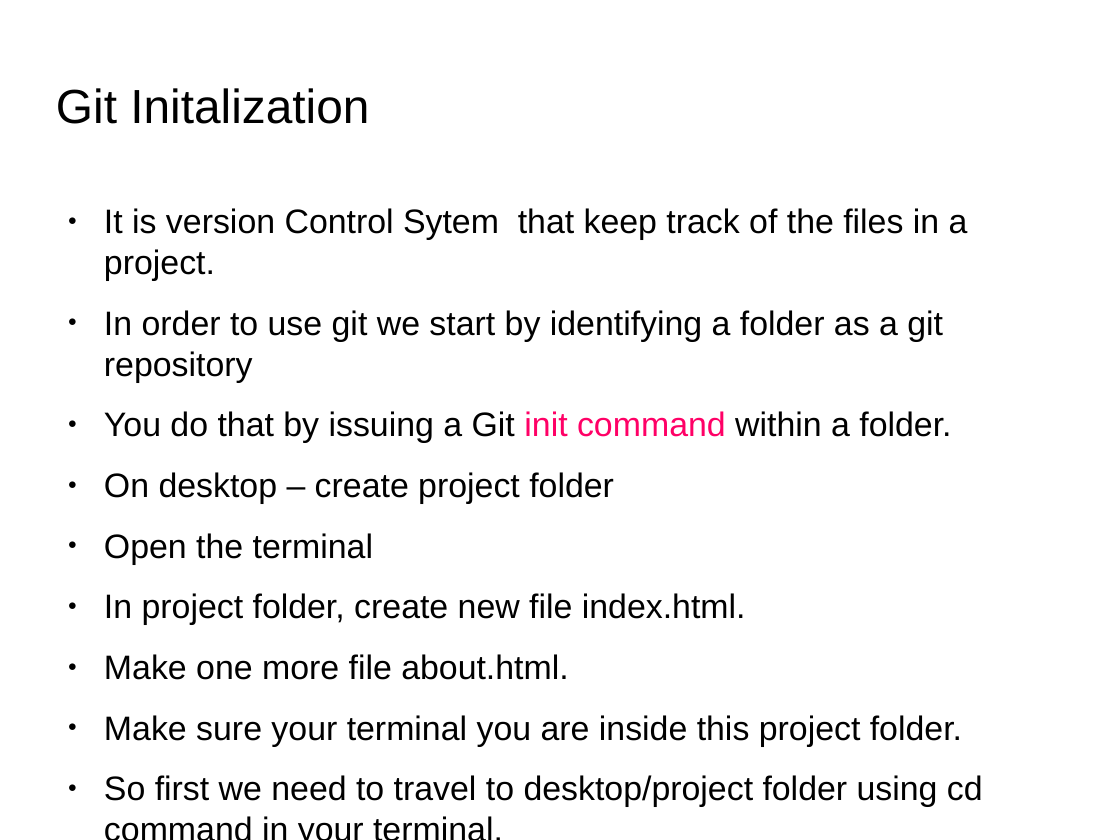
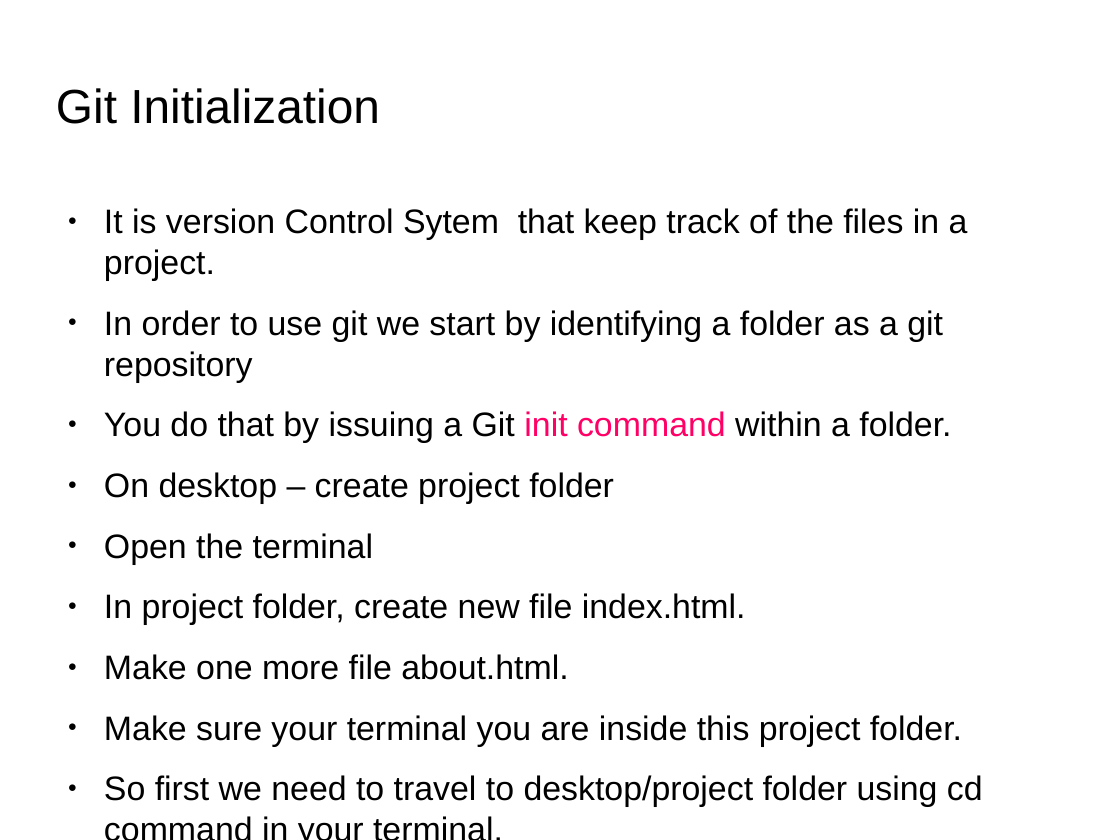
Before and after one commit to anumsh/Learning-Git-and-Github, a slide deck: slide 3 of git_and_GitHub.odp. Drawn at 1120x840 pixels with LibreOffice and Linux fonts; fonts in the diff are those of the drawing; background and template pictures are left out. Boxes give left, top, right and bottom in pixels: in the first picture for what was removed or moved away, otherwise in the second. Text is boxed around its words. In the diff, an @@ line names an element or a change of style, - is before the commit and + after.

Commit message:
feat: Add new slides

```diff
--- a/git_and_GitHub.odp
+++ b/git_and_GitHub.odp
@@ title at (56, 88, 380, 124): text changed @@
-Git Initalization
+Git Initialization
```
Also in this commit, not shown: 2 slides added.
